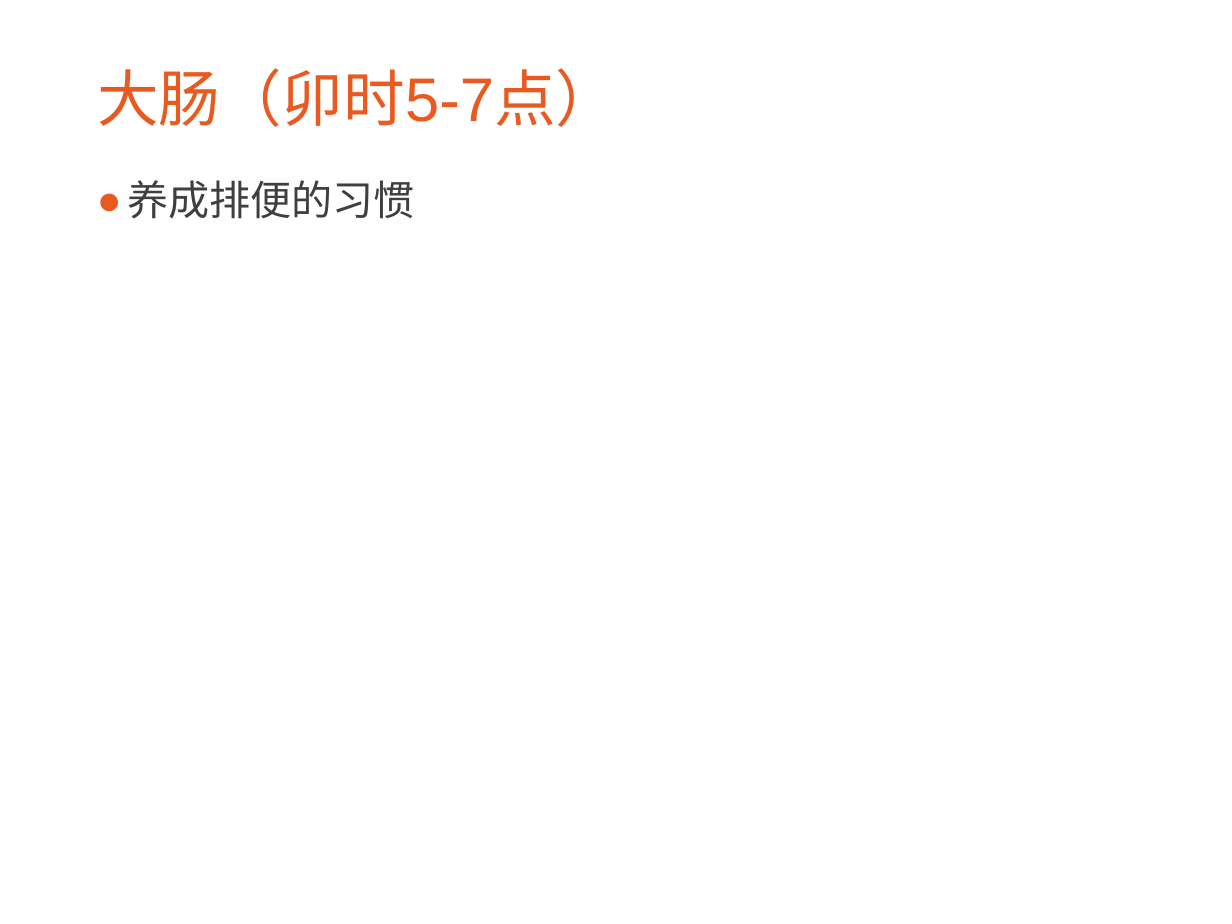
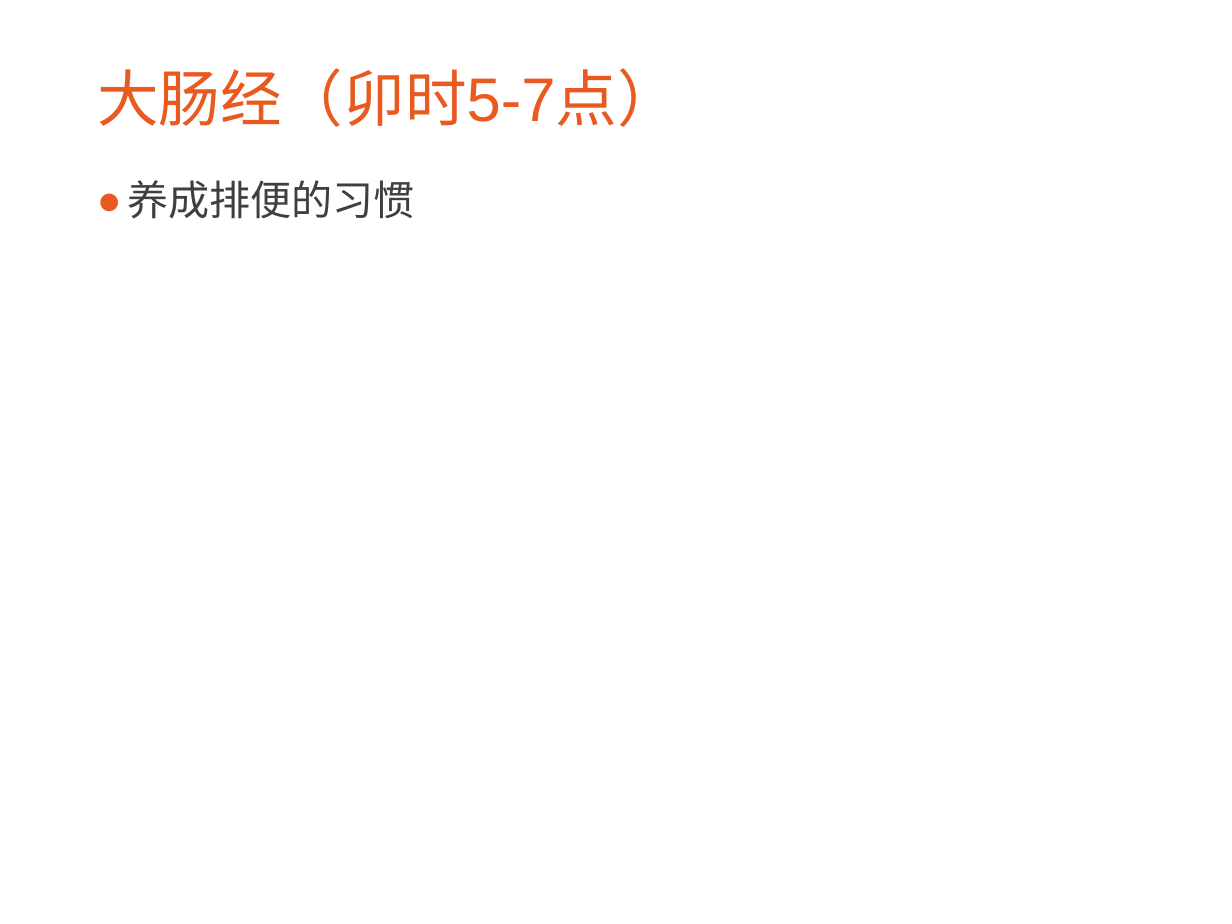
Before and after one commit to CatMan1994/file, a slide deck: slide 8 of 中医与养生分享会/中医与养生.ppt (slide 10 before the commit). Drawn at 1232x924 pixels with LibreOffice and Linux fonts; fonts in the diff are those of the drawing; background and template pictures are left out. Boxes give left, top, right and bottom in pixels: in the first picture for what was removed or moved away, otherwise in the second. Text is boxed around its words. In the diff, an @@ line names an element or a change of style, - is before the commit and + after.

```diff
--- a/中医与养生分享会/中医与养生.ppt
+++ b/中医与养生分享会/中医与养生.ppt
@@ title at box(97, 68, 679, 127): text changed @@
-大肠（卯时5-7点）
+大肠经（卯时5-7点）
```
Also in this commit, not shown: 9 other slides changed, 1 slide added, 2 slides removed, 1 other file.
